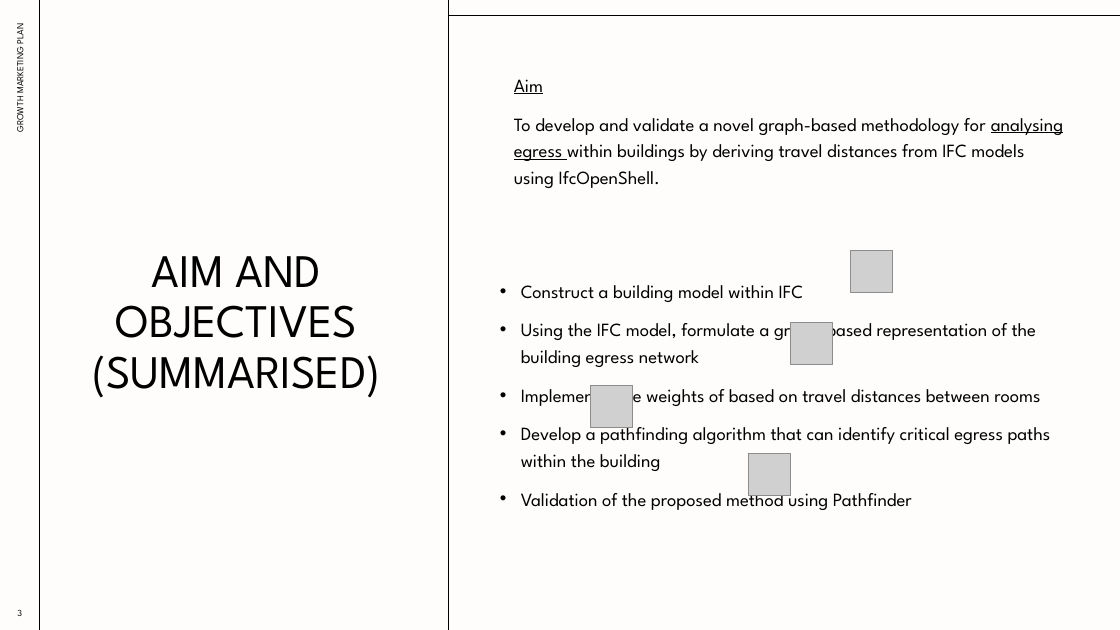
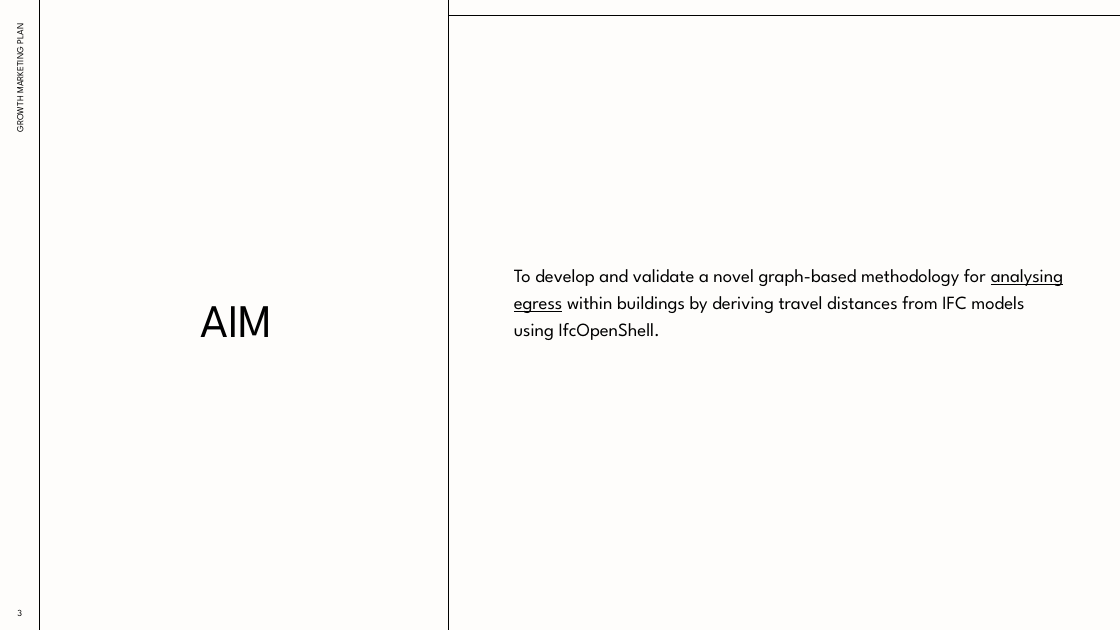
Before and after one commit to BarbaricRice/RL_UQ_Research, a slide deck: slide 3 of Mini-Presentation.pptx. Drawn at 1120x630 pixels with LibreOffice and Linux fonts; fonts in the diff are those of the drawing; grey boxes stand for pictures. Boxes give left, top, right and bottom in pixels: in the first picture for what was removed or moved away, otherwise in the second. Text is boxed around its words. In the diff, an @@ line names an element or a change of style, - is before the commit and + after.

Commit message:
update to presentation

```diff
--- a/Mini-Presentation.pptx
+++ b/Mini-Presentation.pptx
@@ text at <box>514,79,543,94</box>: paragraph removed @@
-Aim
@@ text "To develop and validate a ...": place and size @@
-text "To develop and validate a ..." at <box>514,79,1063,188</box>
+text "To develop and validate a ..." at <box>514,269,1063,340</box>
@@ picture removed at <box>851,250,893,292</box> @@
@@ text removed at <box>521,285,1051,510</box> @@
-• Construct a building model within IFC
-• Using the IFC model, formulate a graph-based representation of the building egress network
-• Implement edge weights of based on travel distances between rooms
-• Develop a pathfinding algorithm that can identify critical egress paths within the building
-• Validation of the proposed method using Pathfinder
@@ title at <box>200,306,272,337</box>: text changed @@
-AIM AND OBJECTIVES (SUMMARISED)
+AIM
@@ picture removed at <box>791,323,833,365</box> @@
@@ picture removed at <box>591,386,633,428</box> @@
@@ picture removed at <box>749,454,791,496</box> @@
```
Also in this commit, not shown: 2 slides added, 1 slide removed, 2 other files.
